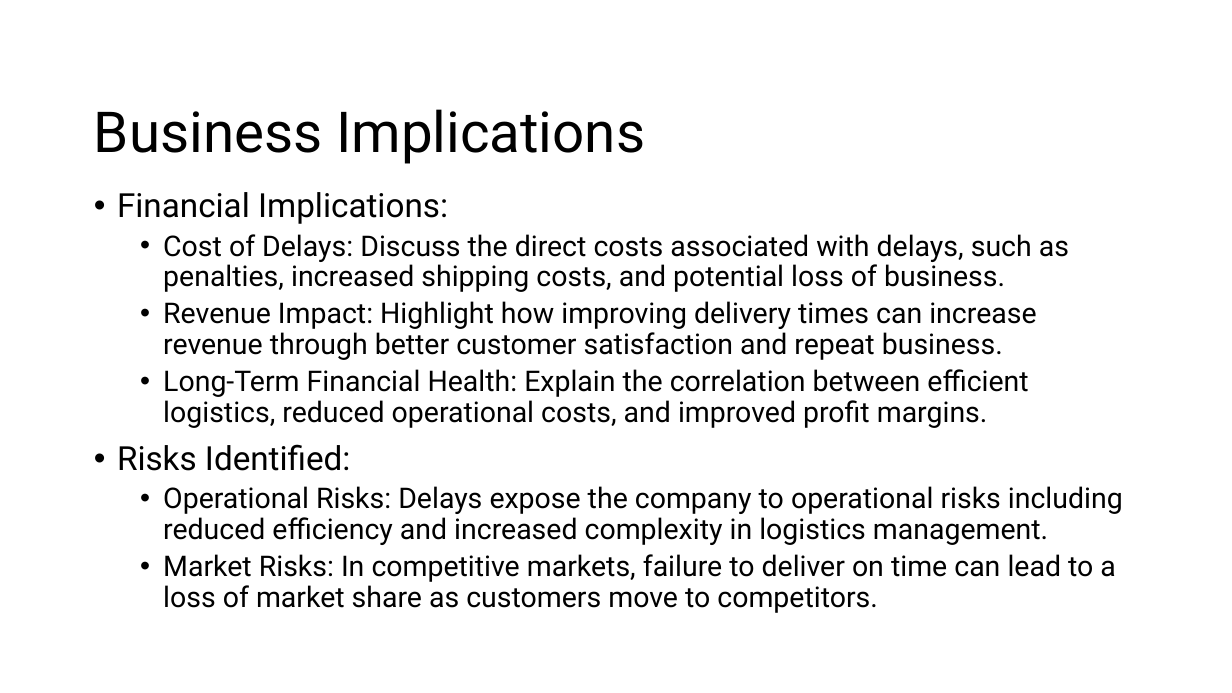
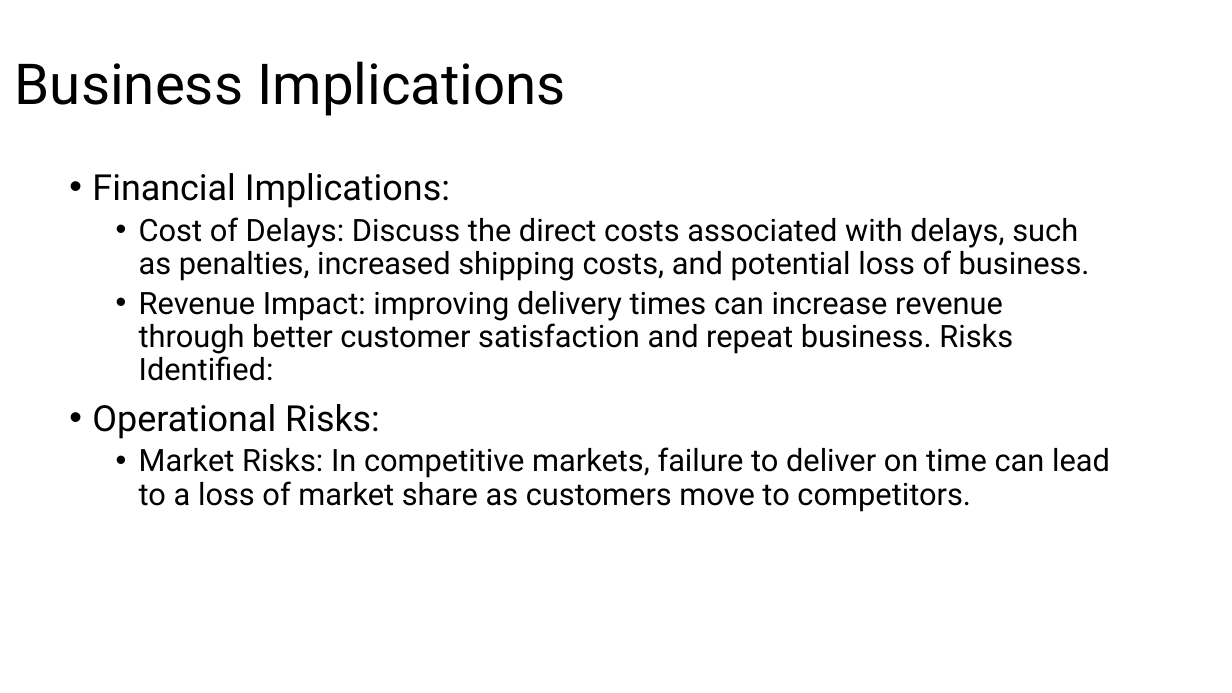
Before and after one commit to dansileshi/Shipment-Delay-Analysis, a slide deck: slide 8 of Shipment Delay Analysis Overview.pptx (slide 7 before the commit). Drawn at 1232x693 pixels with LibreOffice and Linux fonts; fonts in the diff are those of the drawing. Boxes give left, top, right and bottom in pixels: in the first picture for what was removed or moved away, otherwise in the second. Text is boxed around its words. In the diff, an @@ line names an element or a change of style, - is before the commit and + after.

```diff
--- a/Shipment Delay Analysis Overview.pptx
+++ b/Shipment Delay Analysis Overview.pptx
@@ title "Business Implications": place and size @@
-title "Business Implications" at (94, 109, 645, 164)
+title "Business Implications" at (15, 61, 566, 116)
@@ text "Financial Implications:": place and size @@
-text "Financial Implications:" at (117, 192, 1123, 613)
+text "Financial Implications:" at (92, 173, 1110, 512)
@@ text at (92, 173, 1110, 512): size 25.9 to 28 pt in "Financial Implications:"; size 22.2 to 24 pt in "Cost of Delays: Discuss the direct costs ...", "Market Risks: In competitive markets, failure to ..." @@
@@ text at (92, 291, 1013, 439): text changed; size 22.2 to 24 pt @@
-  • Revenue Impact: Highlight how improving delivery times can increase revenue through better customer satisfaction and repeat business.
-  • Long-Term Financial Health: Explain the correlation between efficient logistics, reduced operational costs, and improved profit margins.
-• Risks Identified:
-  • Operational Risks: Delays expose the company to operational risks including reduced efficiency and increased complexity in logistics management.
+  • Revenue Impact: improving delivery times can increase revenue through better customer satisfaction and repeat business. Risks Identified:
+• Operational Risks:
```
Also in this commit, not shown: 6 other slides changed, 2 slides added, 8 slides removed, 9 other files.
